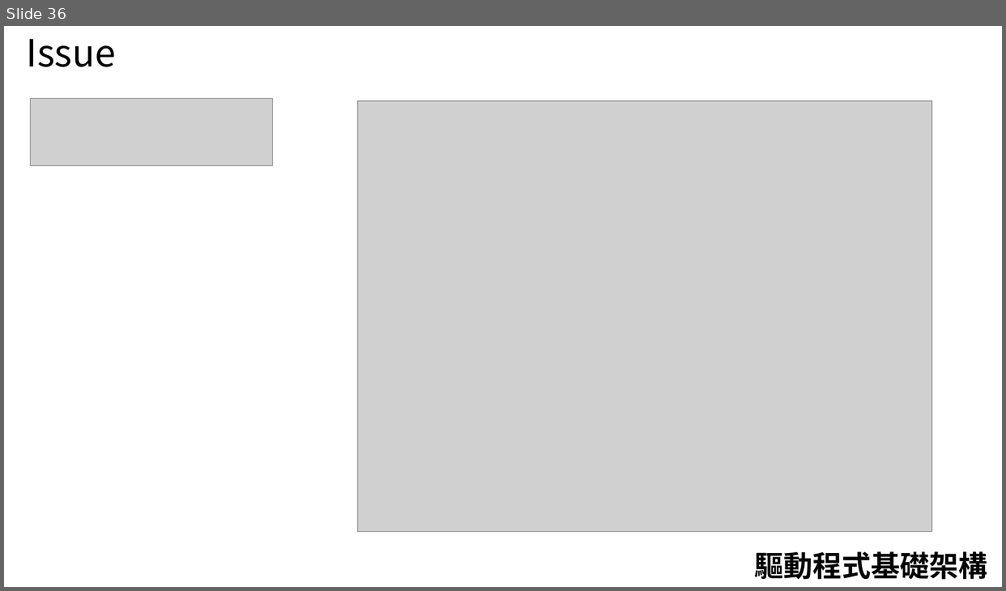
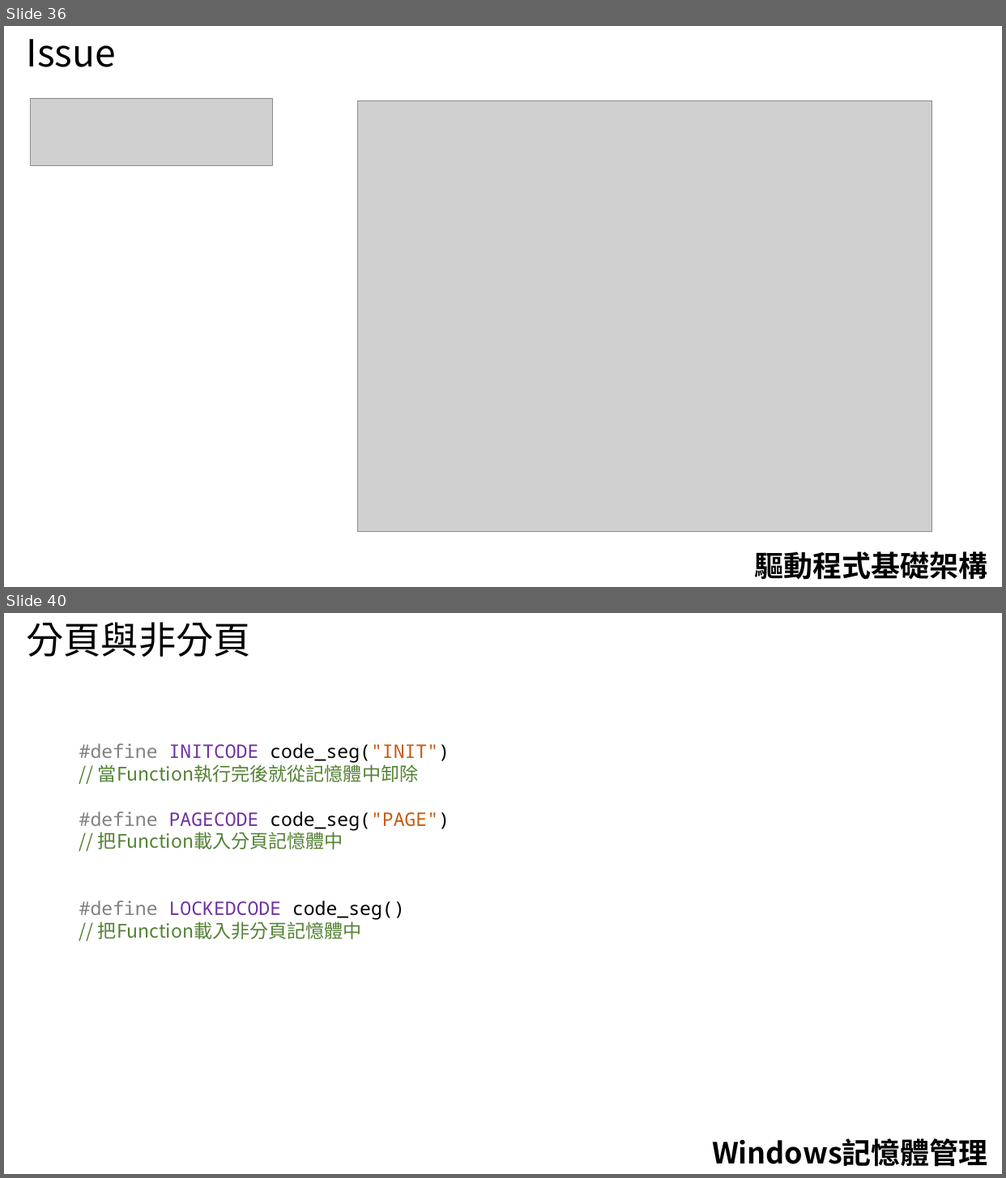
Before and after one commit to 1anhuang/Tutorial, a slide deck: WindowsDriver/Driver(Windows).pptx. Shown one above the other, each under a label of ours: slide 36 before the commit, slides 36 and 40 after it; the slides between them are not shown. The pictures are 1006x591 and 1006x1178 pixels, drawn with LibreOffice and Linux fonts; fonts in the diff are those of the drawing; grey boxes stand for pictures. Boxes give left, top, right and bottom in pixels: in the first picture for what was removed or moved away, otherwise in the second. Text is boxed around its words. In the diff, an @@ line names an element or a change of style, - is before the commit and + after.

```diff
--- a/WindowsDriver/Driver(Windows).pptx
+++ b/WindowsDriver/Driver(Windows).pptx
@@ slide 40 added at (4, 613, 1002, 1174), background #FFFFFF @@
@@ text added at (27, 622, 251, 657), 36 pt, text #000000 @@
+分頁與非分頁
@@ text added at (79, 743, 450, 939), 18 pt, text #548235 @@
+#define INITCODE code_seg("INIT")
+// 當Function執行完後就從記憶體中卸除
+#define PAGECODE code_seg("PAGE")
+// 把Function載入分頁記憶體中
+#define LOCKEDCODE code_seg()
+// 把Function載入非分頁記憶體中
@@ text added at (712, 1139, 987, 1167), 28 pt, text #000000, bold @@
+Windows記憶體管理
```
Also in this commit, not shown: 1 slide changed, 10 other slides added.
